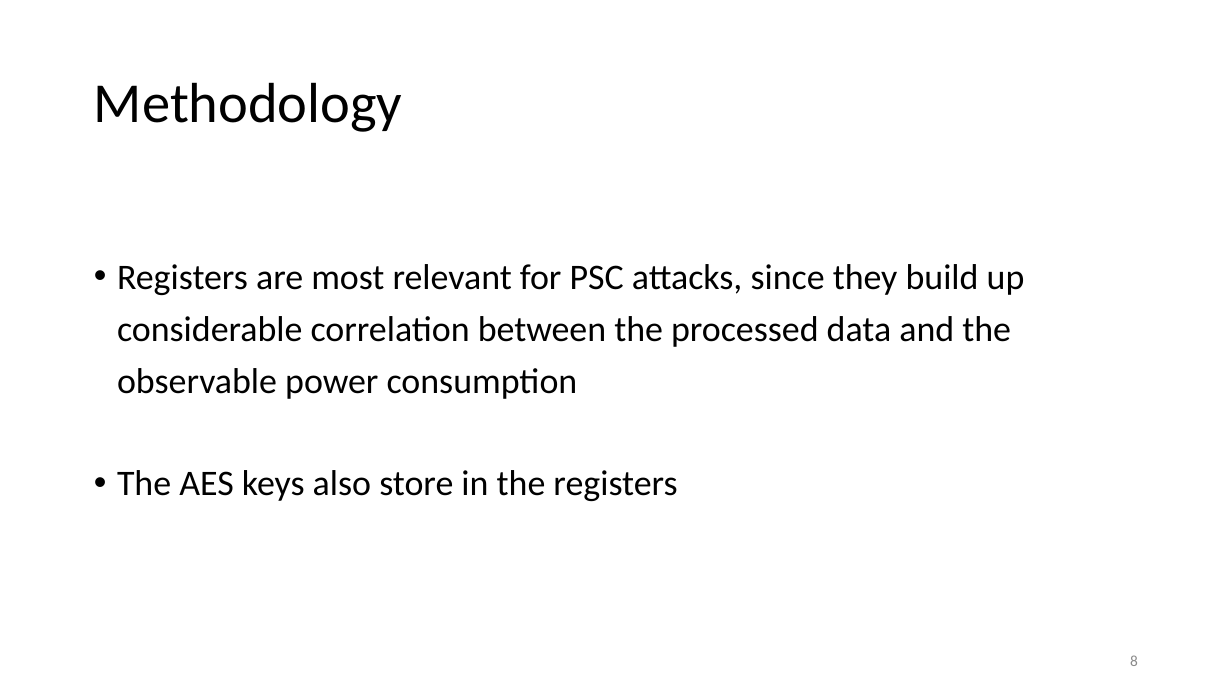
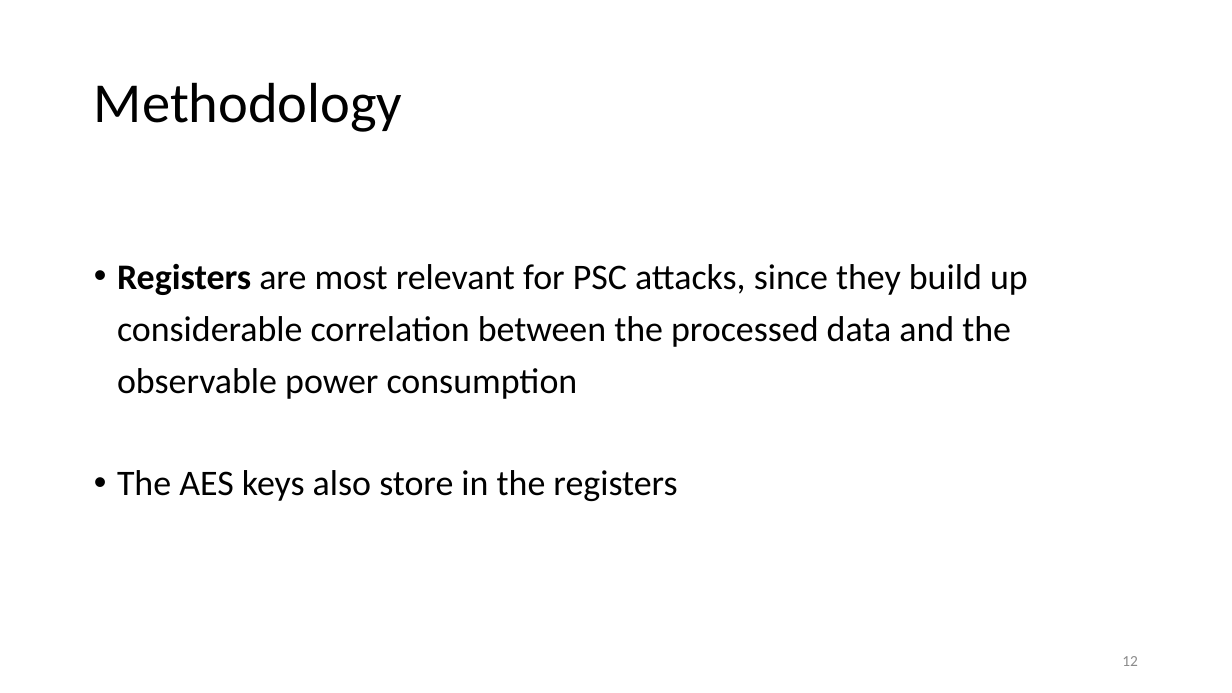
Before and after one commit to Pacific-Feng-Studuies/Studied-Papers, a slide deck: slide 13 of GM/X-Volt Joint Tuning of Driver Strengths and Supply Voltages/X-Volt Joint Tuning of Driver Strengths and Supply Voltages.pptx (slide 9 before the commit). Drawn at 1232x693 pixels with LibreOffice and Linux fonts; fonts in the diff are those of the drawing. Boxes give left, top, right and bottom in pixels: in the first picture for what was removed or moved away, otherwise in the second. Text is boxed around its words. In the diff, an @@ line names an element or a change of style, - is before the commit and + after.

```diff
--- a/GM/X-Volt Joint Tuning of Driver Strengths and Supply Voltages/X-Volt Joint Tuning of Driver Strengths and Supply Voltages.pptx
+++ b/GM/X-Volt Joint Tuning of Driver Strengths and Supply Voltages/X-Volt Joint Tuning of Driver Strengths and Supply Voltages.pptx
@@ text at (117, 264, 1028, 399): bold on in "Registers" @@
@@ page number at (1122, 656, 1138, 666): text changed @@
-8
+12
```
Also in this commit, not shown: 4 other slides changed, 33 slides added.
